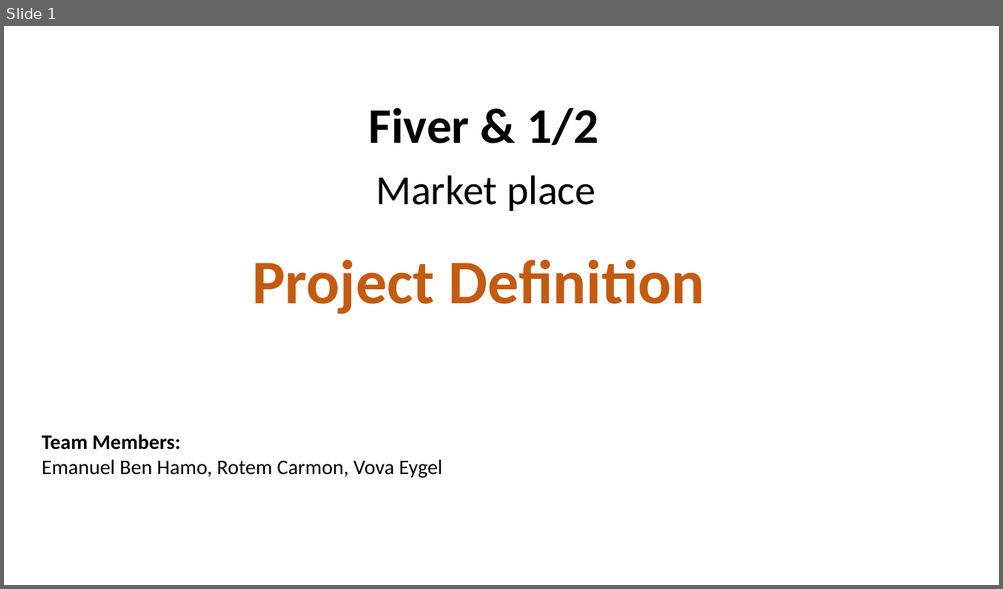
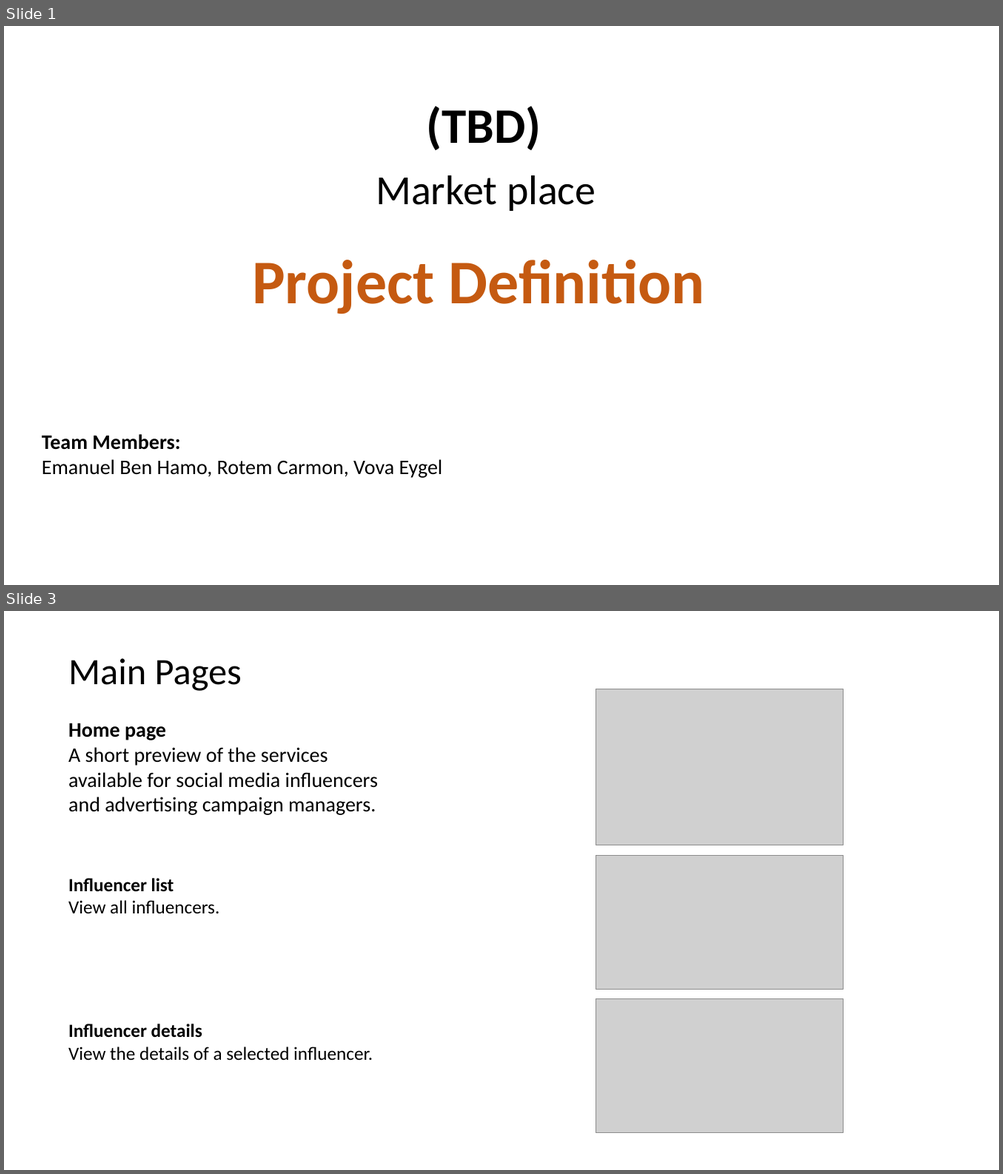
Before and after one commit to EmanuelBenHamo/Fiver-Final-Sprint, a slide deck: Product Definition Document Sample - Vybing - v1.5.pptx. Shown one above the other, each under a label of ours: slide 1 before the commit, slides 1 and 3 after it; the slides between them are not shown. The pictures are 1003x589 and 1003x1174 pixels, drawn with LibreOffice and Linux fonts; fonts in the diff are those of the drawing; grey boxes stand for pictures. Boxes give left, top, right and bottom in pixels: in the first picture for what was removed or moved away, otherwise in the second. Text is boxed around its words. In the diff, an @@ line names an element or a change of style, - is before the commit and + after.

Commit message:
changed project to influencers marketplace.

```diff
--- a/Product Definition Document Sample - Vybing - v1.5.pptx
+++ b/Product Definition Document Sample - Vybing - v1.5.pptx
@@ slide 3 added at box(4, 611, 999, 1170), background #FFFFFF @@
@@ text added at box(68, 658, 242, 691), 36 pt, text #000000 @@
+Main Pages
@@ picture added at box(596, 689, 843, 846) @@
@@ text added at box(68, 723, 378, 815), 20 pt, text #000000 @@
+Home page
+A short preview of the services available for social media influencers and advertising campaign managers.
@@ picture added at box(596, 856, 843, 990) @@
@@ text added at box(68, 878, 220, 914), 18 pt, text #000000 @@
+Influencer list
+View all influencers.
@@ picture added at box(596, 999, 843, 1134) @@
@@ text added at box(68, 1024, 373, 1060), 18 pt, text #000000 @@
+Influencer details
+View the details of a selected influencer.
@@ slide 1 changed as well @@
@@ text at box(427, 106, 541, 150): text changed @@
-Fiver & 1/2
+(TBD)
```
Also in this commit, not shown: 2 other slides changed, 16 other slides added, 8 slides removed.
